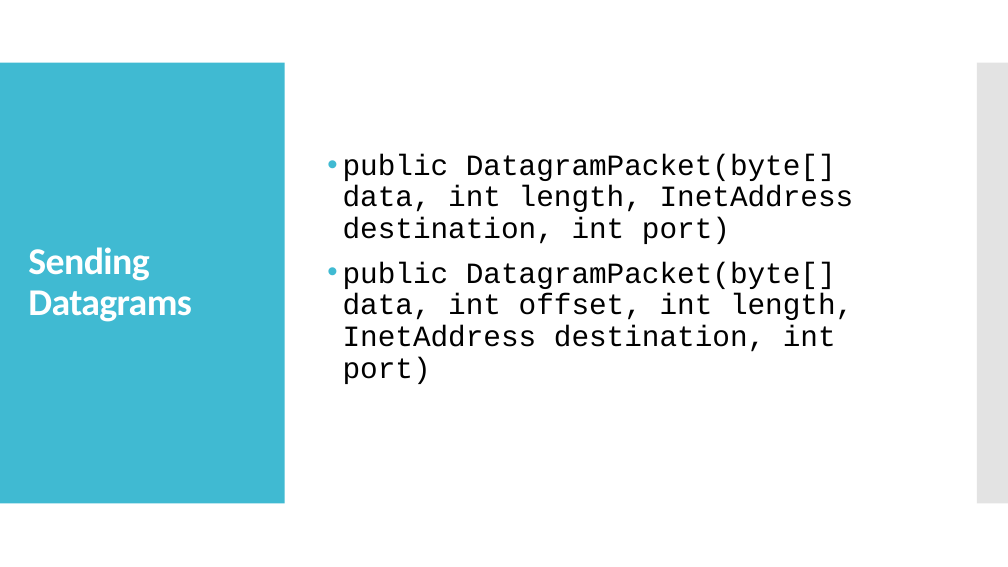
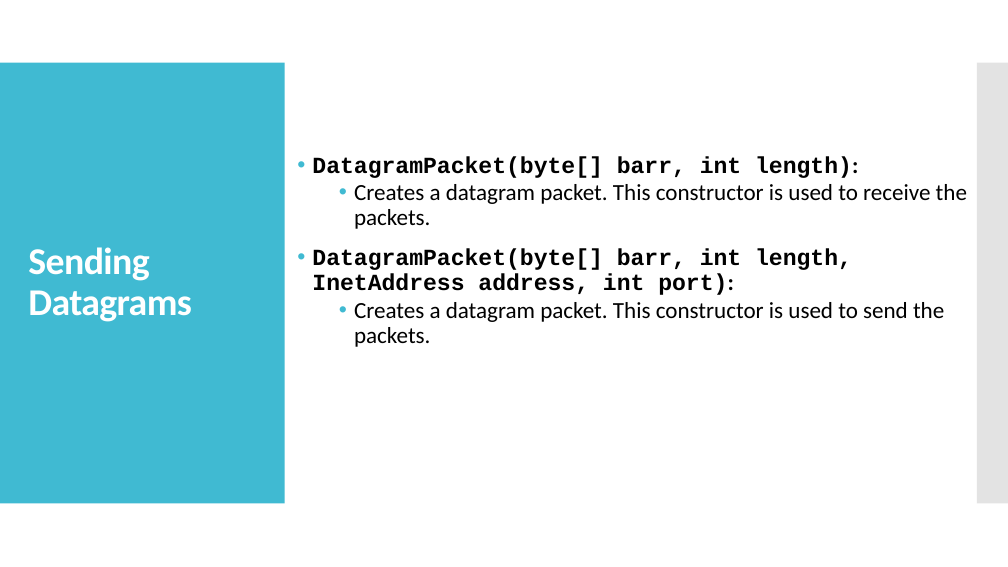
Before and after one commit to jrambasana/AJP2022-code, a slide deck: slide 70 of Slides/AJP - Unit 1 - Java Networking.pptx. Drawn at 1008x567 pixels with LibreOffice and Linux fonts; fonts in the diff are those of the drawing. Boxes give left, top, right and bottom in pixels: in the first picture for what was removed or moved away, otherwise in the second. Text is boxed around its words. In the diff, an @@ line names an element or a change of style, - is before the commit and + after.

```diff
--- a/Slides/AJP - Unit 1 - Java Networking.pptx
+++ b/Slides/AJP - Unit 1 - Java Networking.pptx
@@ text at box(312, 156, 967, 347): text changed; size 28 to 22 pt; font Courier New to Calibri @@
-• public DatagramPacket(byte[] data, int length, InetAddress destination, int port)
-• public DatagramPacket(byte[] data, int offset, int length, InetAddress destination, int port)
+• DatagramPacket(byte[] barr, int length):
+  • Creates a datagram packet. This constructor is used to receive the packets.
+• DatagramPacket(byte[] barr, int length, InetAddress address, int port):
+  • Creates a datagram packet. This constructor is used to send the packets.
```
Also in this commit, not shown: 5 other slides changed, 3 slides added, 4 other files.
